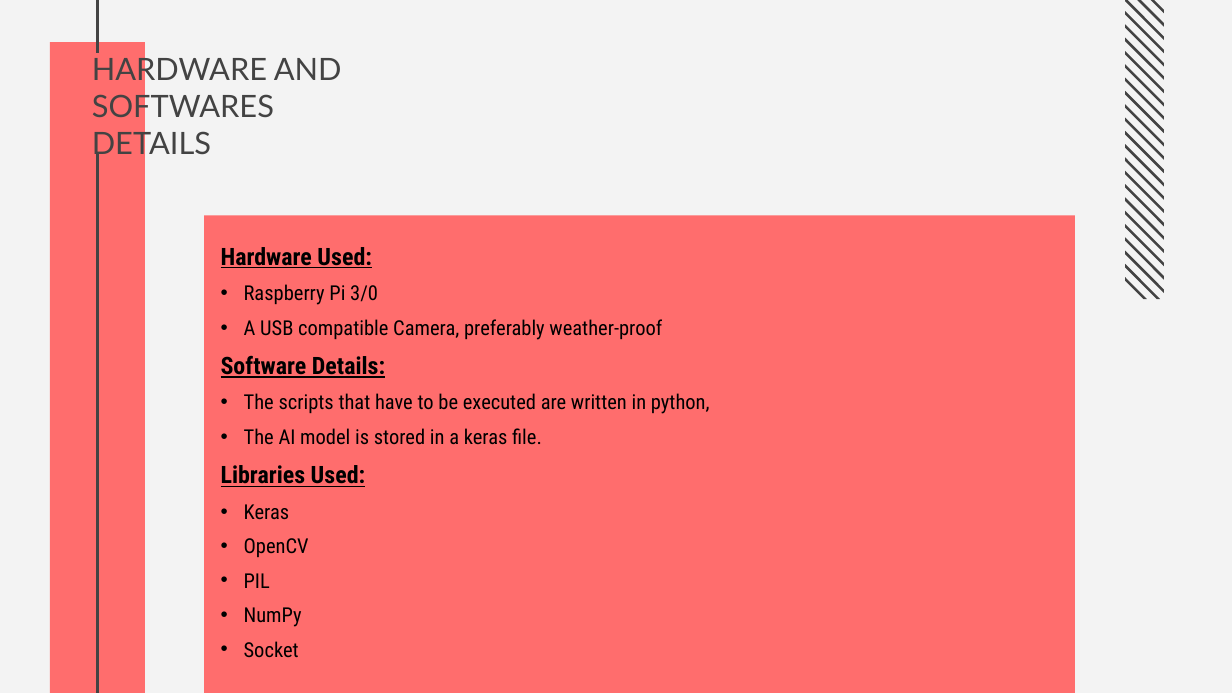
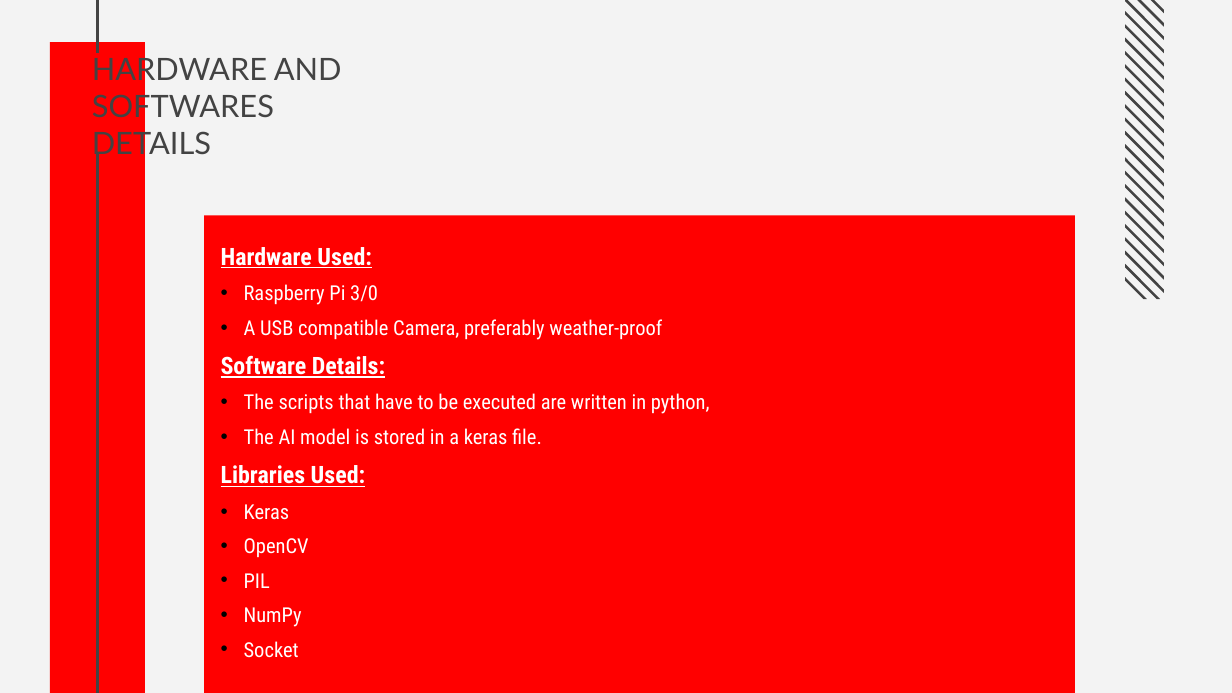
Before and after one commit to Sharan420/Traffic-Classifier, a slide deck: slide 7 of ppt.pptx. Drawn at 1232x693 pixels with LibreOffice and Linux fonts; fonts in the diff are those of the drawing. Boxes give left, top, right and bottom in pixels: in the first picture for what was removed or moved away, otherwise in the second. Text is boxed around its words. In the diff, an @@ line names an element or a change of style, - is before the commit and + after.

```diff
--- a/ppt.pptx
+++ b/ppt.pptx
@@ rectangle at (x1=51, y1=42, x2=145, y2=692): fill #FF6D6D to #FF0000 @@
@@ rectangle at (x1=205, y1=216, x2=1076, y2=693): fill #FF6D6D to #FF0000 @@
@@ text "Hardware Used:" at (x1=221, y1=247, x2=710, y2=658): text colour #000000 to #FFFFFF @@
```
Also in this commit, not shown: 7 other slides changed, 3 slides added.
